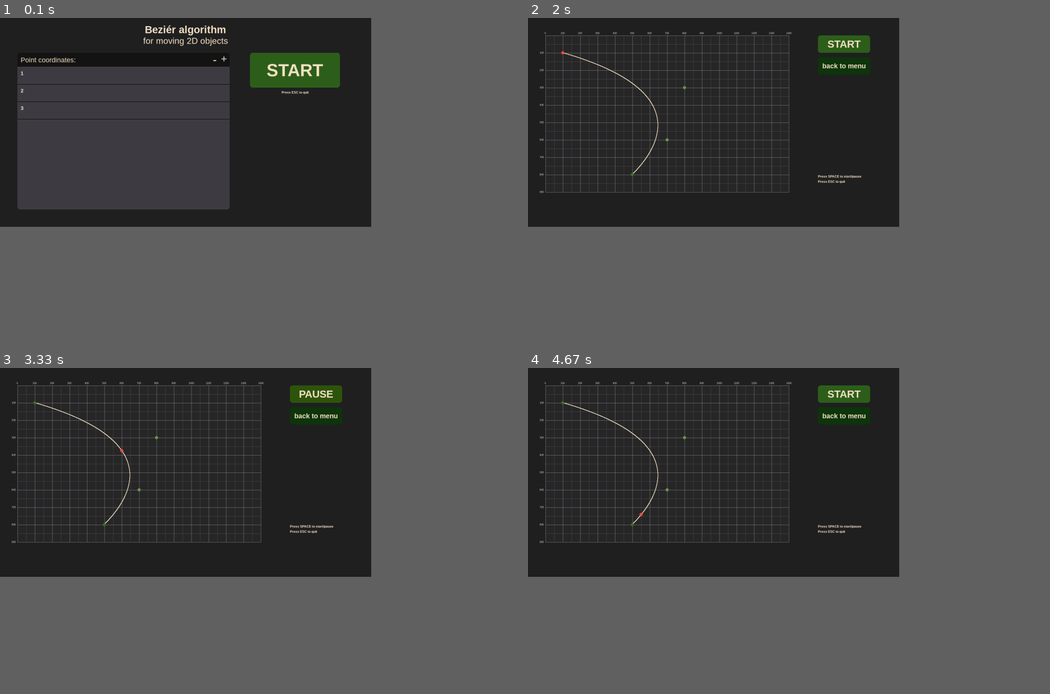
Above: before the commit, frames 1-4 (two rows, left to right).
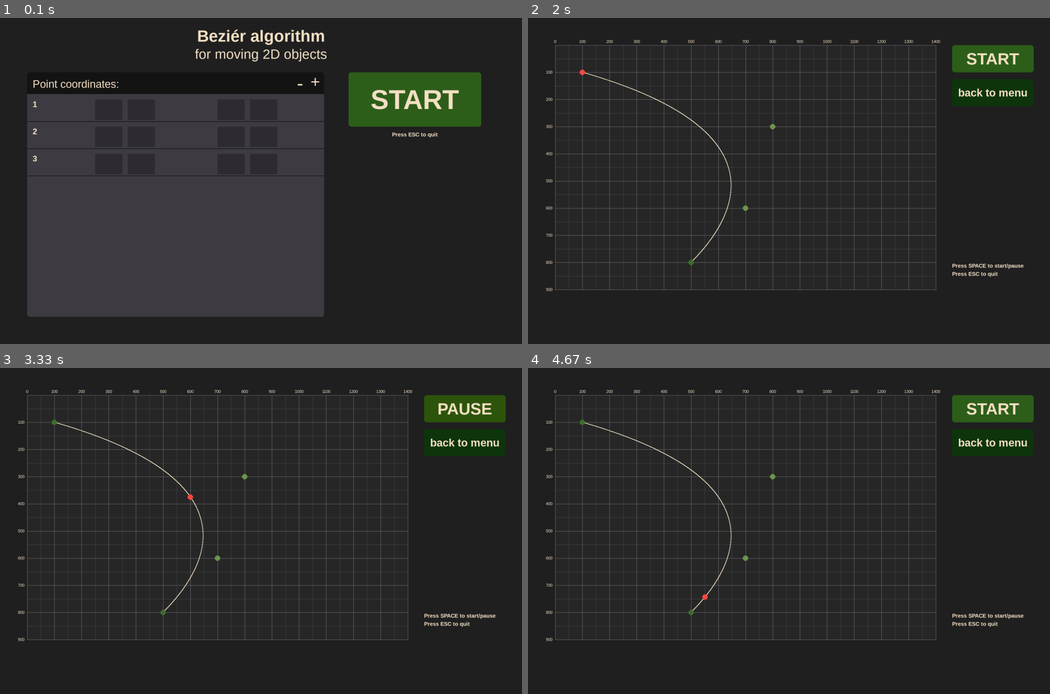
Above: after the commit, the same moments.

Repository: 0wlie22/bezier-curve-motion
Game: pygame game, started from main.py
Same seed, same stepped clock (60 frames per second), same inputs: the game is played once before the commit and once after it.
Inputs (mouse positions are in pixels of both pictures, inside the frame that each line leads up to):
- Up to frame 1 (0.1 s): no input
- Up to frame 2 (2 s): click (789, 181) at 0.38 s; click "START" at 1.72 s
- Up to frame 3 (3.33 s): click "START" at 2.05 s; tap Space at 2.33, 2.73, 3.03, 3.23 s
- Up to frame 4 (4.67 s): tap Space at 3.53, 3.73, 4.03, 4.3, 4.63 s
The window is 640x360 before the commit and 900x562 after it. Grey fills any space a smaller window leaves; there, only what the larger window draws over its background counts as a difference.

The runs differ from the first frame. In frame 1, 35% of the frame differs, in the area x 3-93%, y 2-92%; in frame 2, 8.9%; in frame 3, 8.9%; in frame 4, 8.9%.

Commit message:
Fixed point adding/removing buttons & added input box rectangles

Diff:
--- a/main.py
+++ b/main.py
@@ -4,8 +4,11 @@
 from scipy.special import binom  # for Bernstein polynomial
 
 # 1366x768 -> 1920x1200
-WIDTH = 1366
-HEIGHT = 768
+# WIDTH, HEIGHT = pyautogui.size()
+WIDTH = 1920
+HEIGHT = 1200
+# WIDTH = 1366
+# HEIGHT = 768
 WIN = pg.display.set_mode((WIDTH, HEIGHT))
 K: float = HEIGHT / 1200
 
@@ -33,7 +36,7 @@
     "moving_dot": "#fb4943",
     "line": "#f6e2c5",
     "text": "#000000",
-    "error": "#FF0000"
+    "input": "#2F2D33"
 }
 
 
@@ -134,7 +137,7 @@
     WIN.blit(text, (x, y))
 
 
-def main_menu(points):
+def main_menu(points):  # start menu with point selection
     WIN.fill(colors["fill"])
 
     # title
@@ -147,20 +150,29 @@
     pg.draw.rect(WIN, colors["header"], (BLOCK, 2 * BLOCK, (WIDTH - BLOCK) / 5 * 3, int((HEIGHT - 4 * BLOCK) / 10)), 0,
                  0, 10, 10)
 
+    # START button
     button("START", colors["start_button"], int(2 * BLOCK + (WIDTH - 2 * BLOCK) / 5 * 3 + 50), 2 * BLOCK,
            WIDTH - (WIDTH - 2 * BLOCK) / 5 * 3 - 3 * BLOCK - 100, (HEIGHT - 4 * BLOCK) / 4, 100)
 
+    # instructions
     blit_text("Press ESC to quit", int(2 * BLOCK + (WIDTH - 2 * BLOCK) / 5 * 3 + 50
               + (WIDTH - (WIDTH - 2 * BLOCK) / 5 * 3 - 3 * BLOCK - 100) / 2),
               int(2 * BLOCK + (HEIGHT - 4 * BLOCK) / 4 + int(40 * K)), 20, True, True, "x")
+
+    # rect title & add/remove points buttons
     blit_text("Point coordinates:", int(1.2 * BLOCK), int(2.2 * BLOCK), 40)
     blit_text("+", int(0.5 * BLOCK + (WIDTH - BLOCK) / 5 * 3), 2 * BLOCK, 60)
-    blit_text("-", int(0.5 * BLOCK + (WIDTH - BLOCK) / 5 * 3 - 30), 2 * BLOCK, 70)
-
+    blit_text("-", int(0.5 * BLOCK + (WIDTH - BLOCK) / 5 * 3 - 50 * K), 2 * BLOCK, 70)
+
+    # input boxes for every point
     for i in range(1, points + 1):
-        pg.draw.line(WIN, colors["header"], (BLOCK ,2 * BLOCK + BLOCK * i + int((HEIGHT - 4 * BLOCK) / 10)),
+        pg.draw.line(WIN, colors["header"], (BLOCK, 2 * BLOCK + BLOCK * i + int((HEIGHT - 4 * BLOCK) / 10)),
                      (BLOCK + (WIDTH - BLOCK) / 5 * 3 - 1, 2 * BLOCK + BLOCK * i + int((HEIGHT - 4 * BLOCK) / 10)), 2)
         blit_text(str(i), int(1.2 * BLOCK), 2 * BLOCK + i * BLOCK, 30, bold=True)
+        pg.draw.rect(WIN, colors["input"], (int(3.5 * BLOCK), 2 * BLOCK + i * BLOCK, BLOCK, BLOCK - 25))
+        pg.draw.rect(WIN, colors["input"], (8 * BLOCK, 2 * BLOCK + i * BLOCK, BLOCK, BLOCK - 25))
+        pg.draw.rect(WIN, colors["input"], (int(4.5 * BLOCK) + int(20 * K), 2 * BLOCK + i * BLOCK, BLOCK, BLOCK - 25))
+        pg.draw.rect(WIN, colors["input"], (9 * BLOCK + int(20 * K), 2 * BLOCK + i * BLOCK, BLOCK, BLOCK - 25))
 
 
 def window(time: float, move_point: bool):
@@ -187,6 +199,7 @@
     # instructions
     blit_text("Press SPACE to start/pause", int(15 * BLOCK + (WIDTH - 18 * BLOCK) / 2), 9 * BLOCK, 20, True)
     blit_text("Press ESC to quit", int(15 * BLOCK + (WIDTH - 18 * BLOCK) / 2), 9 * BLOCK + int(30 * K), 20, True)
+
 
 def main():
     run: bool = True
@@ -231,7 +244,7 @@
                             points += 1
 
                     elif BLOCK <= mouse[1] <= 2 * BLOCK + int((HEIGHT - 4 * BLOCK) / 10) and BLOCK + \
-                            (WIDTH - BLOCK) / 5 * 3 - int((HEIGHT - 4 * BLOCK) / 10) - 31 <= mouse[0] <= \
+                            (WIDTH - BLOCK) / 5 * 3 - int((HEIGHT - 4 * BLOCK) / 10) - int(20 * K) <= mouse[0] <= \
                             BLOCK + (WIDTH - BLOCK) / 5 * 3:
                         if points > 3:
                             points -= 1
@@ -251,6 +264,7 @@
 
         if menu:
             main_menu(points)
+            # input_box(points)
         else:
             window(time, move_point)
         if move_point:
